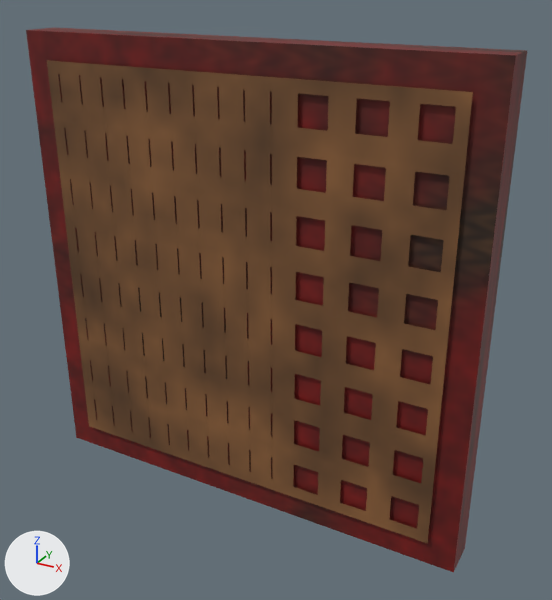
The glTF model assets/kit/window.glb: old version first, new version second.
The view is the same before and after, from a camera (50 mm lens) standing at (0.946, -1.565, 2.275) and looking at (0.07, 0.028, 1.479). The axes (+X, +Y, +Z) are drawn at lower left. The lights are the same throughout. The first picture is the older version. Objects named as collision shapes, trigger or cutter boxes, shadow casters or lower levels of detail are left out. Where no turn or scale is listed for an object, it has been applied to the vertices.

Before the edit, the objects in view are built like this:
```python
me_frame = bpy.data.meshes.new('Frame')
me_frame.from_pydata(...)  # a box spanning x -0.62..0.62, y -0.05..0.05, z -0.62..0.62
me_frame.materials.append(mat_m_woodred)  # picture img_t_wood_red
me_lattice = bpy.data.meshes.new('Lattice')
me_lattice.from_pydata(...)  # 4 vertices, 2 faces; spans x -0.55..0.55, y 0.0, z -0.55..0.55
me_lattice.materials.append(mat_m_lattice)
ob_frame = bpy.data.objects.new('Frame', me_frame)
ob_frame.parent = ob_sm_window
ob_frame.location = (0.0, 0.0, 1.5)
ob_lattice = bpy.data.objects.new('Lattice', me_lattice)
ob_lattice.location = (0.0, -0.06, 1.5)
```
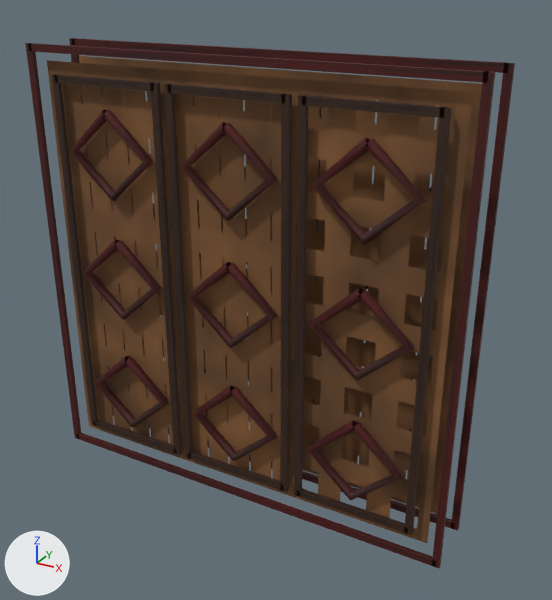
What changed in the scene script:
```text
Add img_t_wood_dark:
    img_t_wood_dark = load_image('t_wood_dark', '_unpacked/t_wood_dark', 512, 512, 'sRGB')
Add mat_warmwood:
    mat_warmwood = bpy.data.materials.new('WarmWood')
    # colours: beige #d1ba9e
    # uses the picture img_t_wood_dark
Add mat_burntlacquer:
    mat_burntlacquer = bpy.data.materials.new('BurntLacquer')
    # colours: beige #b6a493
    # uses the picture img_t_wood_red
Add me_art_warmwood:
    me_art_warmwood.from_pydata(...)  # 192 vertices, 288 faces; spans x -0.514..0.514, y -0.085..0.085, z 0.98..2.02
    me_art_warmwood.materials.append(mat_warmwood)
Add me_art_burntlacquer:
    me_art_burntlacquer.from_pydata(...)  # 604 vertices, 960 faces; spans x -0.591..0.591, y -0.09..0.09, z 0.909..2.092
    me_art_burntlacquer.materials.append(mat_burntlacquer)
Change ob_frame:
    ob_frame: bpy.data.objects.new('Frame', me_frame) -> bpy.data.objects.new('Frame', None)
Add ob_art_warmwood:
    ob_art_warmwood = bpy.data.objects.new('Art_WarmWood', me_art_warmwood)
    ob_art_warmwood.location = (0.0, 0.0, 0.0)
Add ob_art_burntlacquer:
    ob_art_burntlacquer = bpy.data.objects.new('Art_BurntLacquer', me_art_burntlacquer)
    ob_art_burntlacquer.location = (0.0, 0.0, 0.0)
```

Location of each change, (x1, y1, x2, y2) in pixels of the pictures (552 x 600 px):
'Frame', no longer drawn (red): before (26, 27, 527, 573)
'Art_BurntLacquer', added (brown): after (25, 38, 515, 568)
'Art_WarmWood', added: after (52, 74, 451, 535)
'LatticeB', unchanged, uncovered by the edit: after (79, 56, 482, 514)
